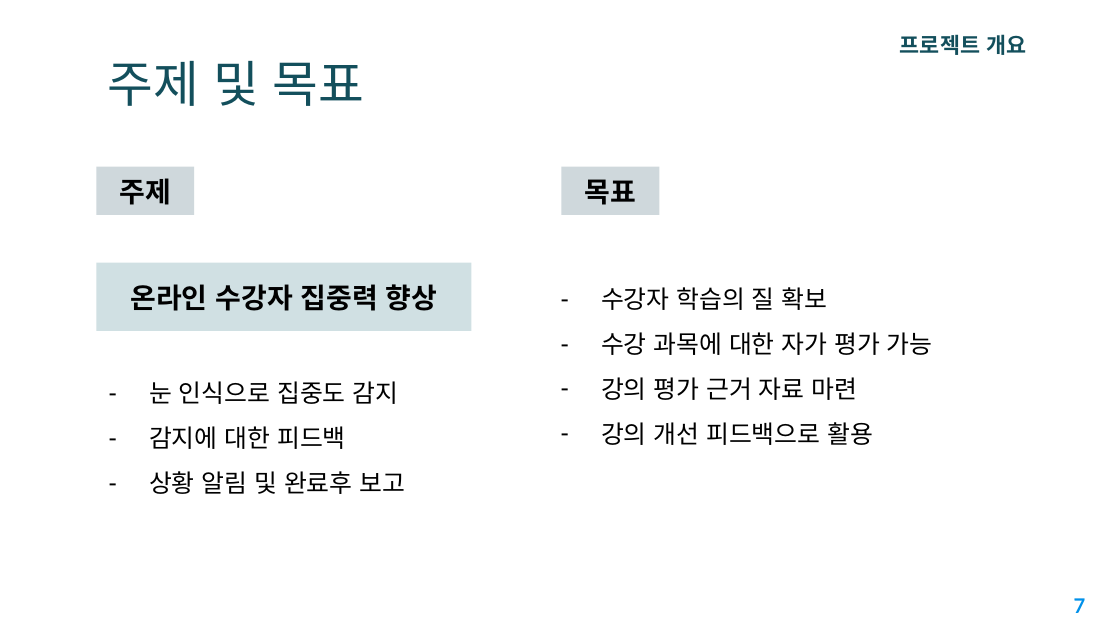
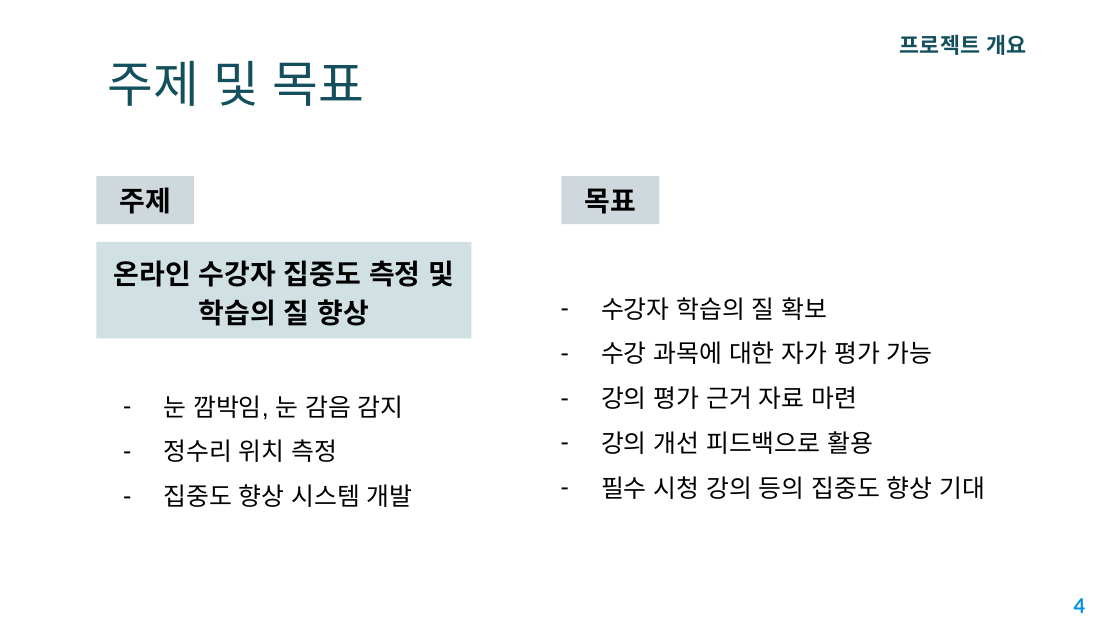
Before and after one commit to CQ-01/DrowsyDetect, a slide deck: slide 4 of concentration_detect/2조_온라인수강_집중도_감지시스템_프로젝트.pptx (slide 7 before the commit). Drawn at 1120x630 pixels with LibreOffice and Linux fonts; fonts in the diff are those of the drawing; background and template pictures are left out. Boxes give left, top, right and bottom in pixels: in the first picture for what was removed or moved away, otherwise in the second. Text is boxed around its words. In the diff, an @@ line names an element or a change of style, - is before the commit and + after.

Commit message:
230509

```diff
--- a/concentration_detect/2조_온라인수강_집중도_감지시스템_프로젝트.pptx
+++ b/concentration_detect/2조_온라인수강_집중도_감지시스템_프로젝트.pptx
@@ rectangle "주제": place and size @@
-rectangle "주제" at <box>96,167,194,215</box>
+rectangle "주제" at <box>96,176,194,224</box>
@@ rectangle "목표": place and size @@
-rectangle "목표" at <box>561,167,659,215</box>
+rectangle "목표" at <box>561,176,659,224</box>
@@ rectangle "온라인 수강자 집중도 측정 및 ...": place and size @@
-rectangle "온라인 수강자 집중도 측정 및 ..." at <box>96,263,472,332</box>
+rectangle "온라인 수강자 집중도 측정 및 ..." at <box>96,242,472,338</box>
@@ text in rectangle at <box>114,260,454,326</box>: text changed @@
-온라인 수강자 집중력 향상
+온라인 수강자 집중도 측정 및 학습의 질 향상
@@ text "수강자 학습의 질 확보": place and size @@
-text "수강자 학습의 질 확보" at <box>601,287,933,445</box>
+text "수강자 학습의 질 확보" at <box>601,297,986,499</box>
@@ text removed at <box>149,381,406,494</box> @@
-– 눈 인식으로 집중도 감지
-– 감지에 대한 피드백
-– 상황 알림 및 완료후 보고
@@ text added at <box>163,395,413,507</box>, 16 pt, text #000000 @@
+– 눈 깜박임, 눈 감음 감지
+– 정수리 위치 측정
+– 집중도 향상 시스템 개발
@@ text at <box>601,476,986,499</box>: paragraph added @@
+– 필수 시청 강의 등의 집중도 향상 기대
@@ page number at <box>1074,598,1086,613</box>: text changed @@
-7
+4
```
Also in this commit, not shown: 5 other slides changed, 2 slides added, 8 slides removed.
